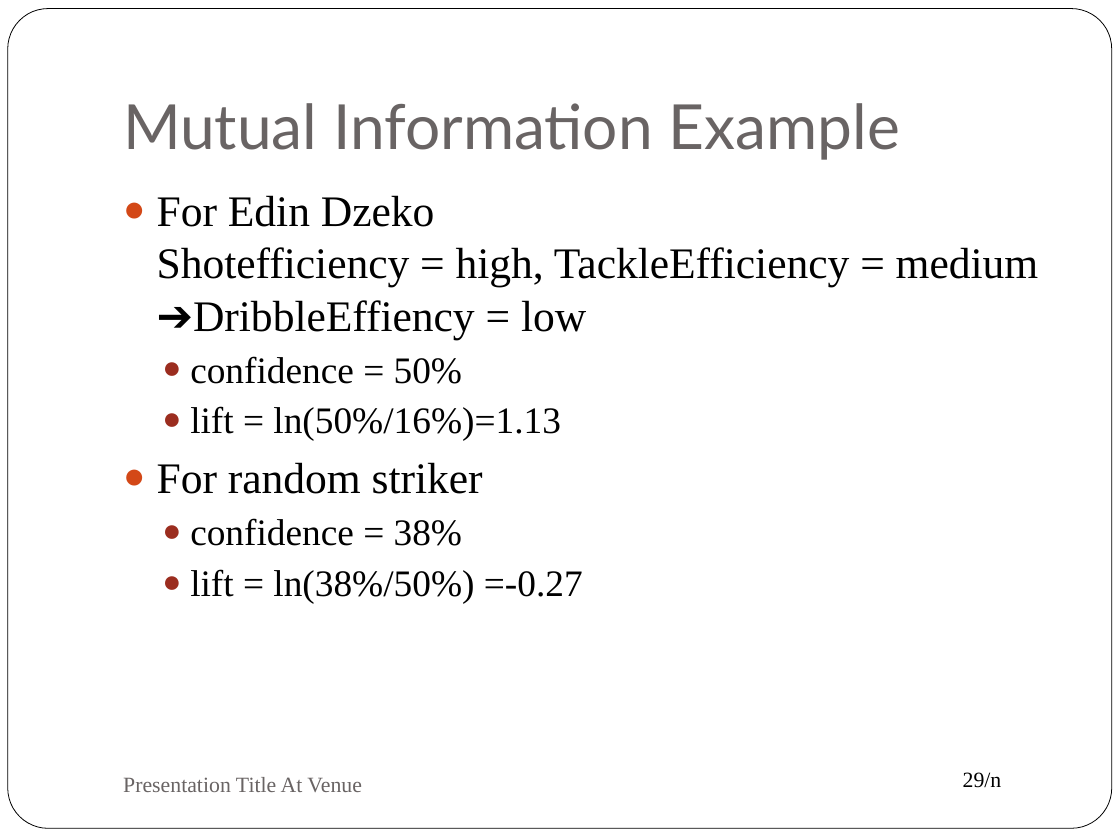
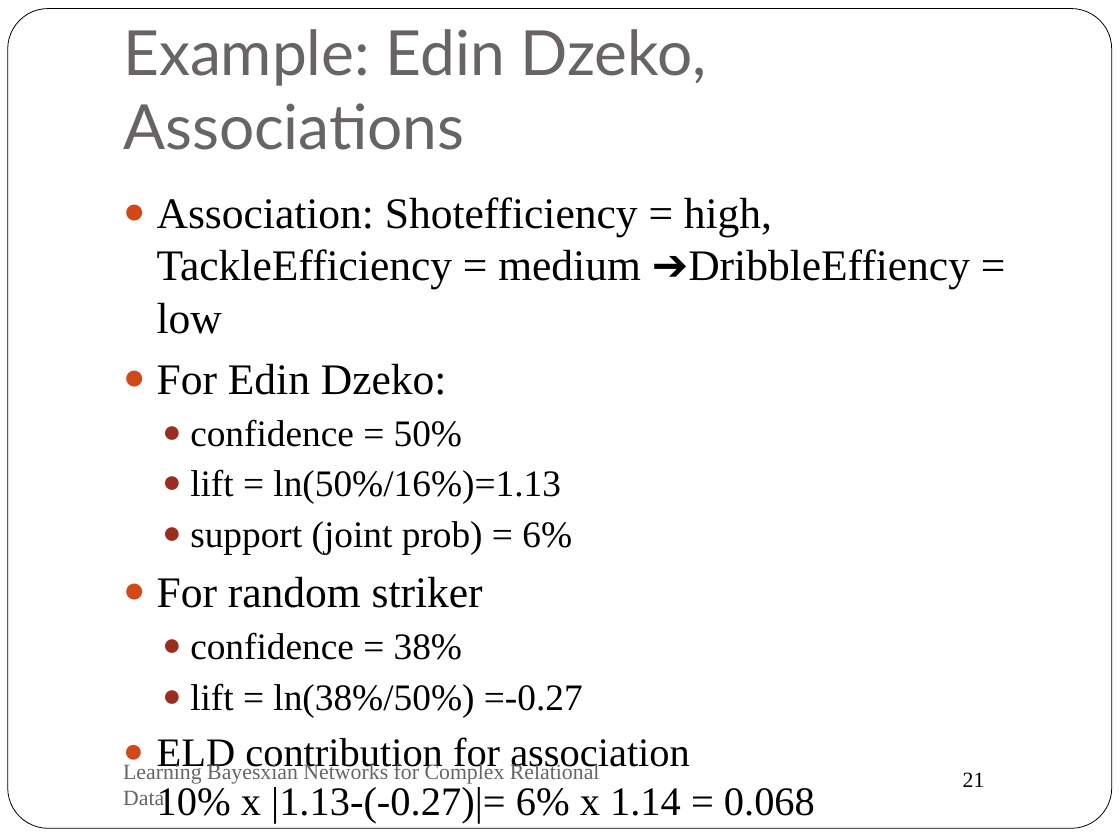
Before and after one commit to oschulte/srl-tutorial-slides, a slide deck: slide 21 of ch6-anomaly.pptx (slide 29 before the commit). Drawn at 1120x840 pixels with LibreOffice and Linux fonts; fonts in the diff are those of the drawing. Boxes give left, top, right and bottom in pixels: in the first picture for what was removed or moved away, otherwise in the second. Text is boxed around its words. In the diff, an @@ line names an element or a change of style, - is before the commit and + after.

```diff
--- a/ch6-anomaly.pptx
+++ b/ch6-anomaly.pptx
@@ title at [123,29,707,150]: text changed @@
-Mutual Information Example
+Example: Edin Dzeko, Associations
@@ text at [157,197,970,395]: text changed @@
-● For Edin Dzeko
-  Shotefficiency = high, TackleEfficiency = medium ➔DribbleEffiency = low
+● Association: Shotefficiency = high, TackleEfficiency = medium ➔DribbleEffiency = low
+● For Edin Dzeko:
@@ text at [190,521,572,554]: paragraph added @@
+  ● support (joint prob) = 6%
@@ text at [157,737,815,823]: paragraph added @@
+● ELD contribution for association
+  10% x |1.13-(-0.27)|= 6% x 1.14 = 0.068
@@ text at [123,762,600,805]: text changed @@
-Presentation Title At Venue
+Learning Bayesxian Networks for Complex Relational Data
@@ page number at [963,772,985,787]: text changed @@
-29/n
+21
```
Also in this commit, not shown: 19 other slides changed, 2 slides added, 4 slides removed.
